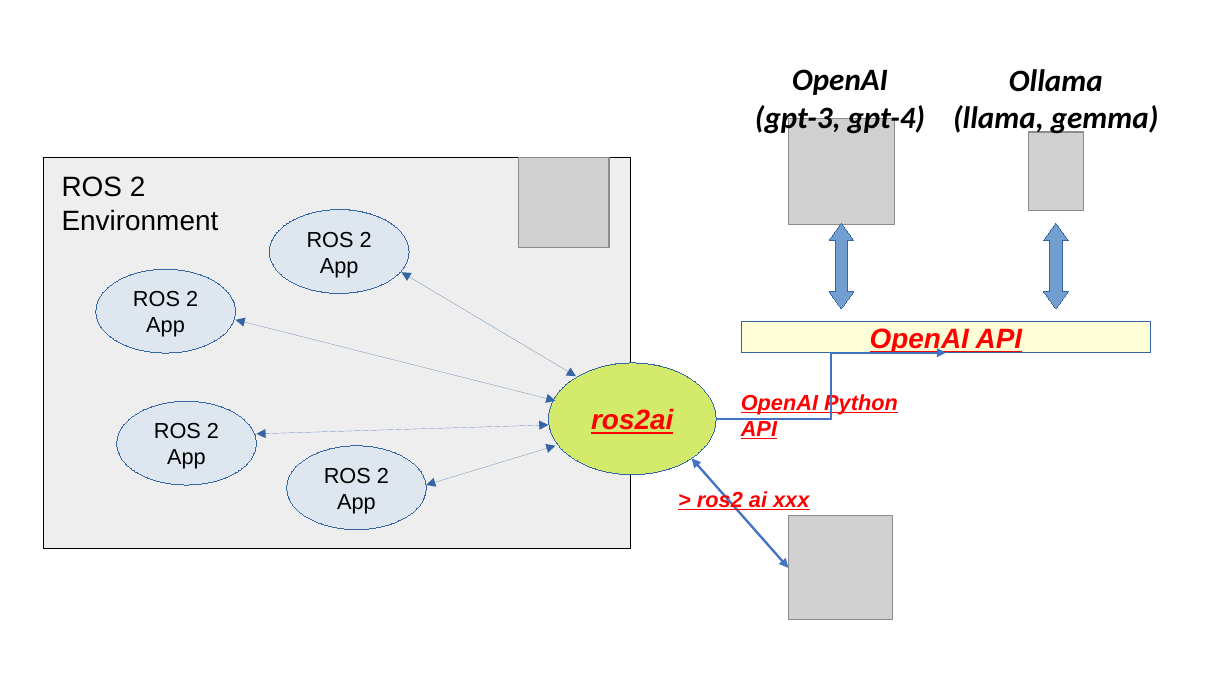
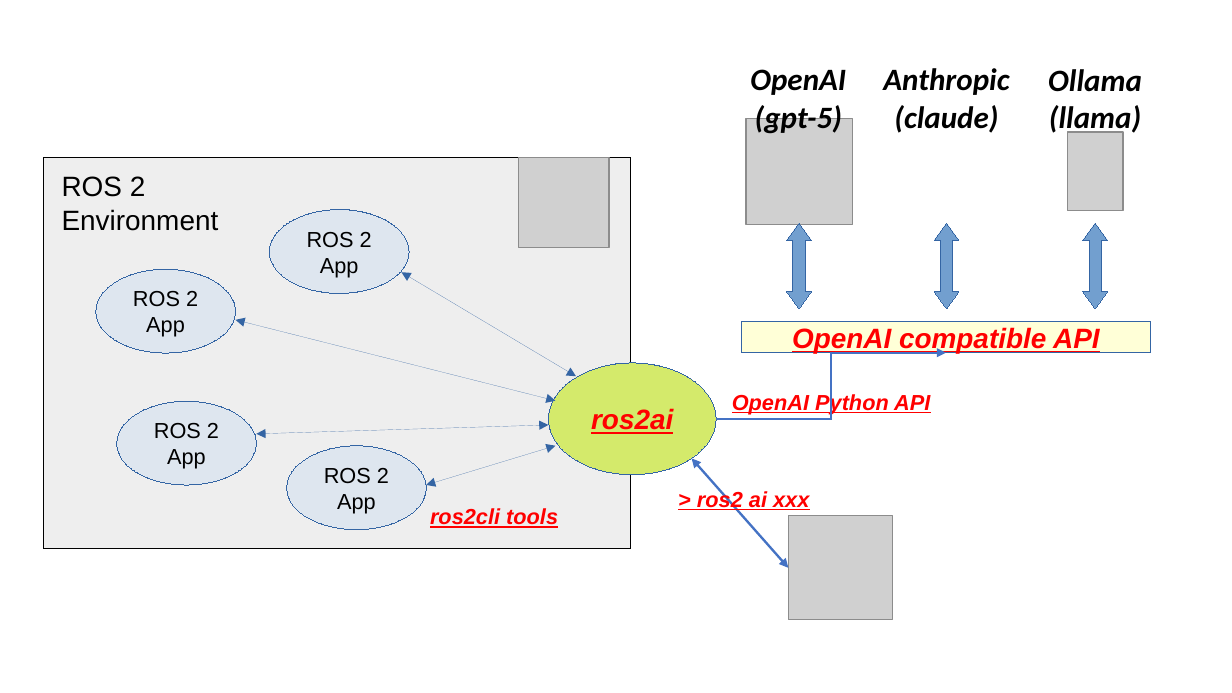
Before and after one commit to fujitatomoya/ros2ai, a slide deck: slide 1 of doc/images/images.odp. Drawn at 1232x693 pixels with LibreOffice and Linux fonts; fonts in the diff are those of the drawing; grey boxes stand for pictures. Boxes give left, top, right and bottom in pixels: in the first picture for what was removed or moved away, otherwise in the second. Text is boxed around its words. In the diff, an @@ line names an element or a change of style, - is before the commit and + after.

```diff
--- a/doc/images/images.odp
+++ b/doc/images/images.odp
@@ text added at (883,68,1009,133), 20 pt, text #000000, bold, italic @@
+Anthropic
+(claude)
@@ picture: place and size @@
-picture at (788,119,894,225)
+picture at (747,119,853,225)
@@ text at (755,101,842,134): text changed @@
-(gpt-3, gpt-4)
+(gpt-5)
@@ text at (1049,105,1141,136): text changed @@
-(llama, gemma)
+(llama)
@@ freeform shape: place and size @@
-freeform shape at (830,223,855,309)
+freeform shape at (788,223,812,309)
@@ freeform shape added at (935,223,960,309), fill #729FCF, outline #3465A4 0 pt @@
@@ 1 picture, 1 text, 1 freeform shape: place and size @@
-1 picture, 1 text, 1 freeform shape at (953,69,1159,309)
+1 picture, 1 text, 1 freeform shape at (1048,69,1142,309)
@@ text in freeform shape at (792,327,1100,353): text changed @@
-OpenAI API
+OpenAI compatible API
@@ text "OpenAI Python API" rewrapped from (741,393,898,439) to (732,393,930,415) @@
@@ text added at (430,508,558,528), 14 pt, text #FF0000, bold, italic, underline @@
+ros2cli tools
```
Also in this commit, not shown: 16 other files.
